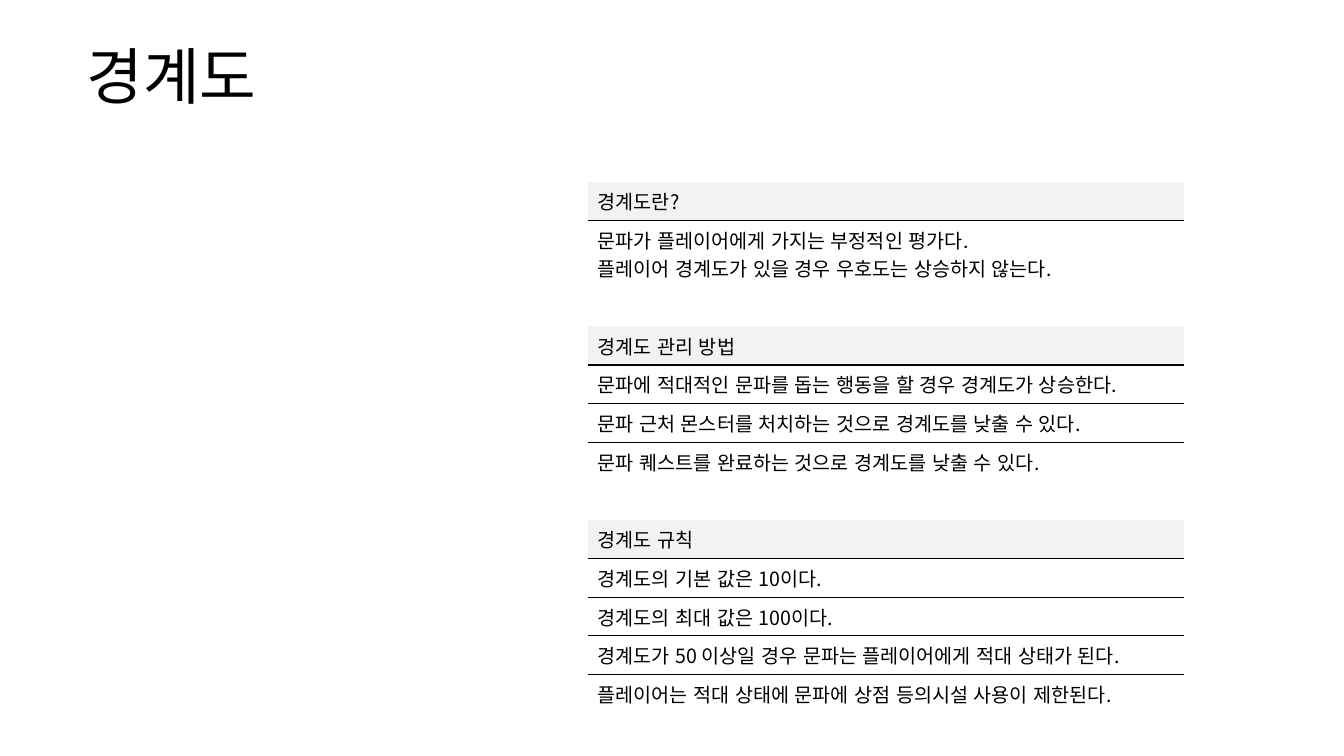
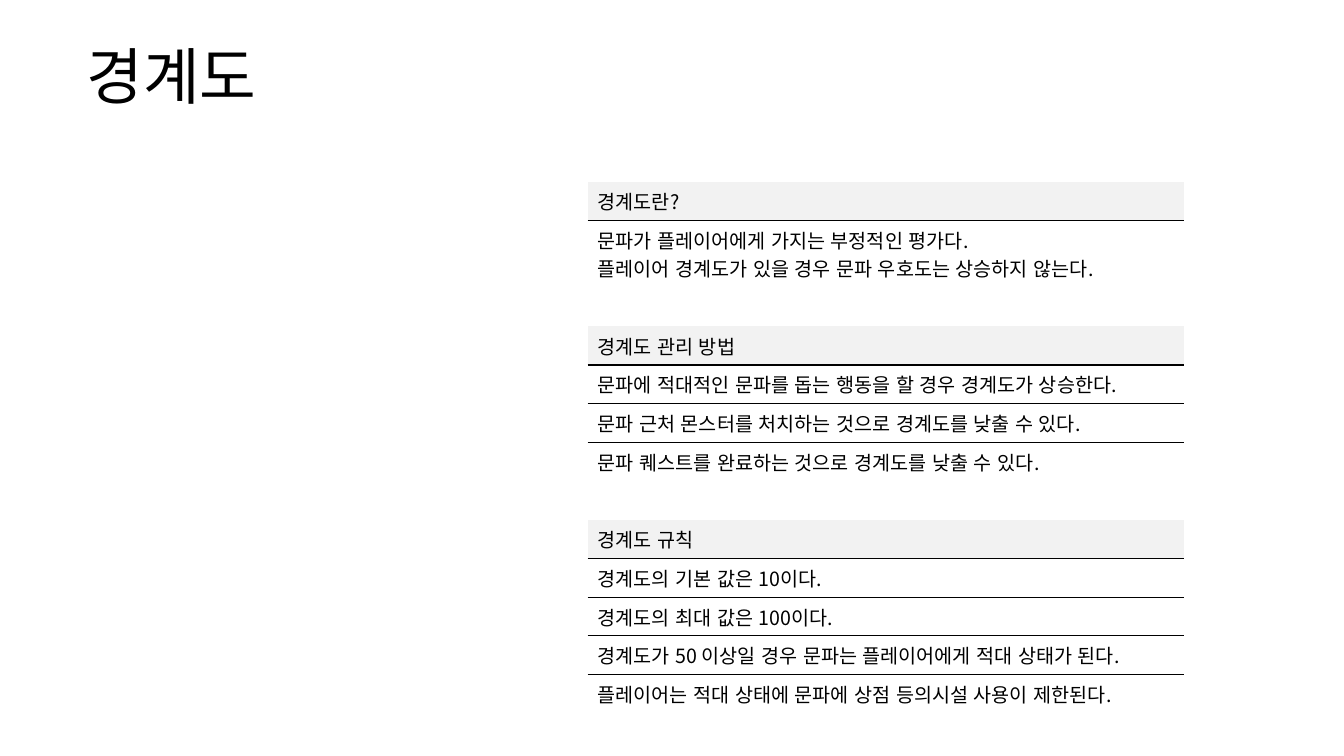
Before and after one commit to yjk0401/unityenginebasic_9th, a slide deck: slide 7 of 기획/방랑엽사전/문파 시스템 기획서.pptx. Drawn at 1344x756 pixels with LibreOffice and Linux fonts; fonts in the diff are those of the drawing. Boxes give left, top, right and bottom in pixels: in the first picture for what was removed or moved away, otherwise in the second. Text is boxed around its words. In the diff, an @@ line names an element or a change of style, - is before the commit and + after.

```diff
--- a/기획/방랑엽사전/문파 시스템 기획서.pptx
+++ b/기획/방랑엽사전/문파 시스템 기획서.pptx
@@ table at [588,181,1185,708] @@
-row 2, column 1: 문파가 플레이어에게 가지는 부정적인 평가다. / 플레이어 경계도가 있을 경우 우호도는 상승하지 않는다.
+row 2, column 1: 문파가 플레이어에게 가지는 부정적인 평가다. / 플레이어 경계도가 있을 경우 문파 우호도는 상승하지 않는다.
```
Also in this commit, not shown: 3 other slides changed, 1 other file.
